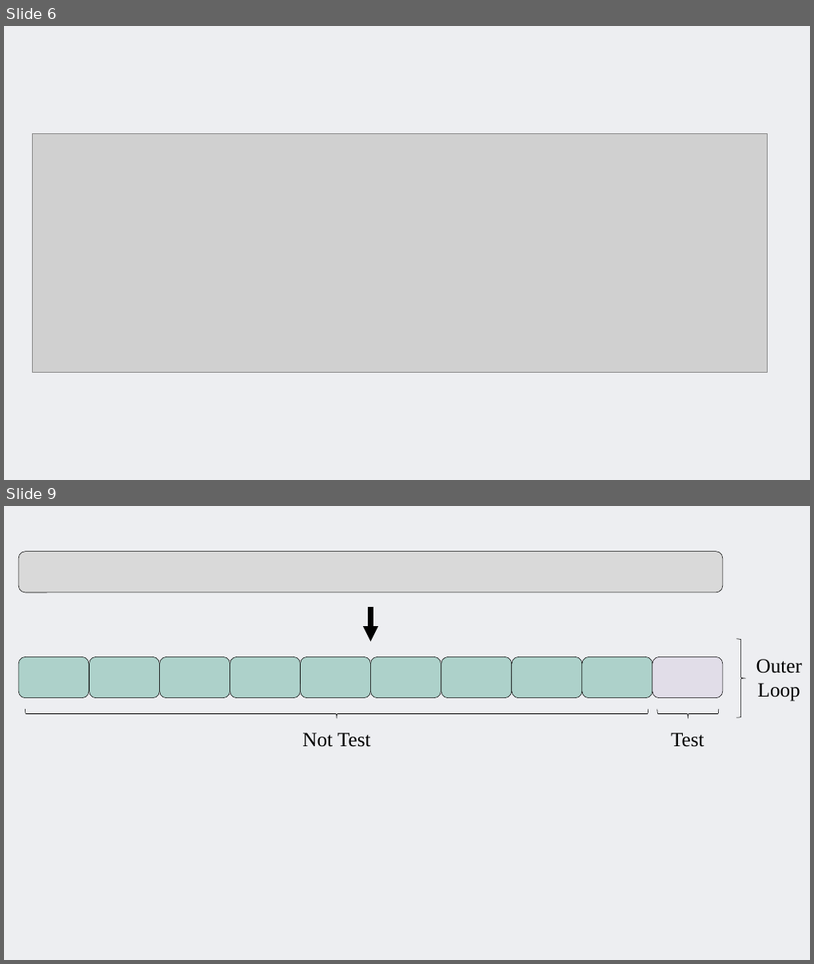
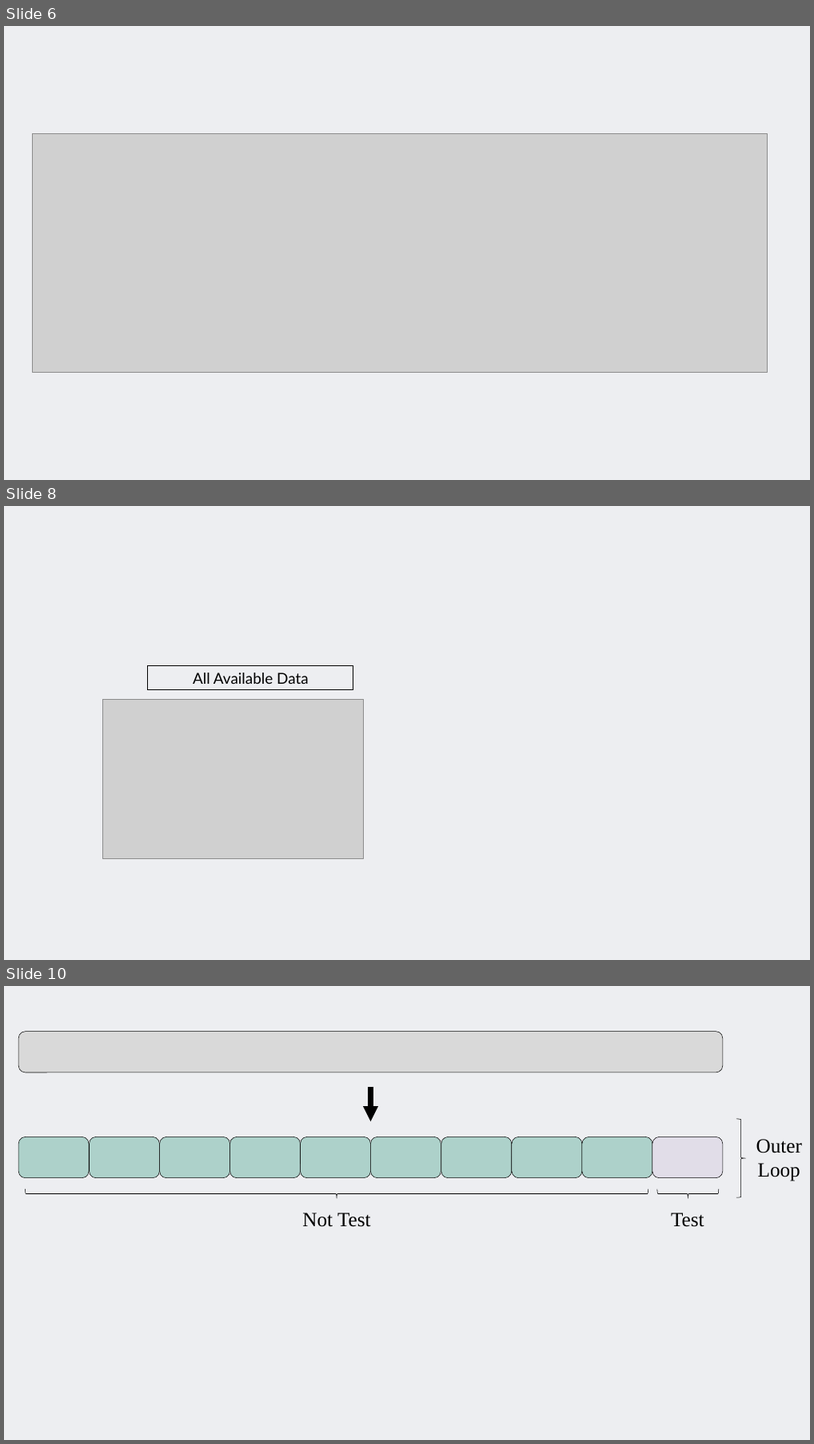
Before and after one commit to SMaRTWorkshops/mlr, a slide deck: figs/sw_figs.pptx. Shown one above the other, each under a label of ours: slides 6 and 9 before the commit, slides 6, 8 and 10 after it; the slides between them are not shown. The pictures are 814x964 and 814x1444 pixels, drawn with LibreOffice and Linux fonts; fonts in the diff are those of the drawing; grey boxes stand for pictures. Boxes give left, top, right and bottom in pixels: in the first picture for what was removed or moved away, otherwise in the second. Text is boxed around its words. In the diff, an @@ line names an element or a change of style, - is before the commit and + after.

```diff
--- a/figs/sw_figs.pptx
+++ b/figs/sw_figs.pptx
@@ slide 8 added at <box>4,506,810,960</box>, background #EDEEF1 @@
@@ rectangle added at <box>148,666,354,690</box>, outline #000000 0.75 pt, 18 pt, text #000000 @@
+All Available Data
@@ picture added at <box>102,699,363,858</box> @@
@@ what was slide 9 is now slide 10 @@
```
Also in this commit, not shown: 40 other files.
